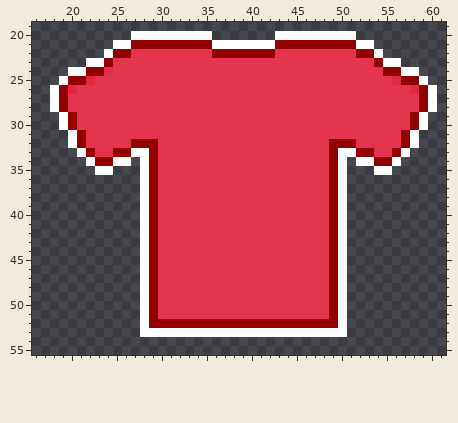
One commit to this sprite sheet: public/imgs/items/t-001r.png. Above is the file before it was changed.
The file is 80x80 pixels. Colours within 5 levels of each other are drawn and written as one. Shown: x 16..61, y 19..55.
And afterwards:
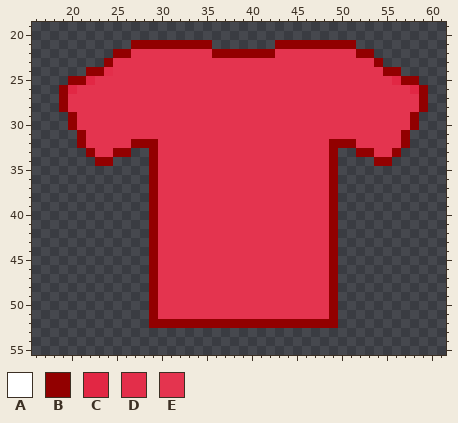
Palette (. is transparent): A #ffffff  B #920000  C #e22744  D #e32e4a  E #e4344f
Changes in this commit:
y 20: x 27..35 AAAAAAAAA -> .........; x 43..51 AAAAAAAAA -> .........
y 21: x 25..26 AA -> ..; x 36..42 AAAAAAA -> .......; x 52..53 AA -> ..
y 22: x 24 A -> .; x 54 A -> .
y 23: x 22..23 AA -> ..; x 55..56 AA -> ..
y 24: x 20..21 AA -> ..; x 57..58 AA -> ..
y 25: x 19 A -> .; x 59 A -> .
y 26..28: x 18 A -> .; x 60 A -> .
y 29..30: x 19 A -> .; x 59 A -> .
y 31..32: x 20 A -> .; x 58 A -> .
y 33: x 21 A -> .; x 27..28 AA -> ..; x 50..51 AA -> ..; x 57 A -> .
y 34: x 22 A -> .; x 25..26 AA -> ..; x 28 A -> .; x 50 A -> .; x 52..53 AA -> ..; x 56 A -> .
y 35: x 23..24 AA -> ..; x 28 A -> .; x 50 A -> .; x 54..55 AA -> ..
y 36..52: x 28 A -> .; x 50 A -> .
y 53: x 28..50 AAAAAAAAAAAAAAAAAAAAAAA -> .......................
